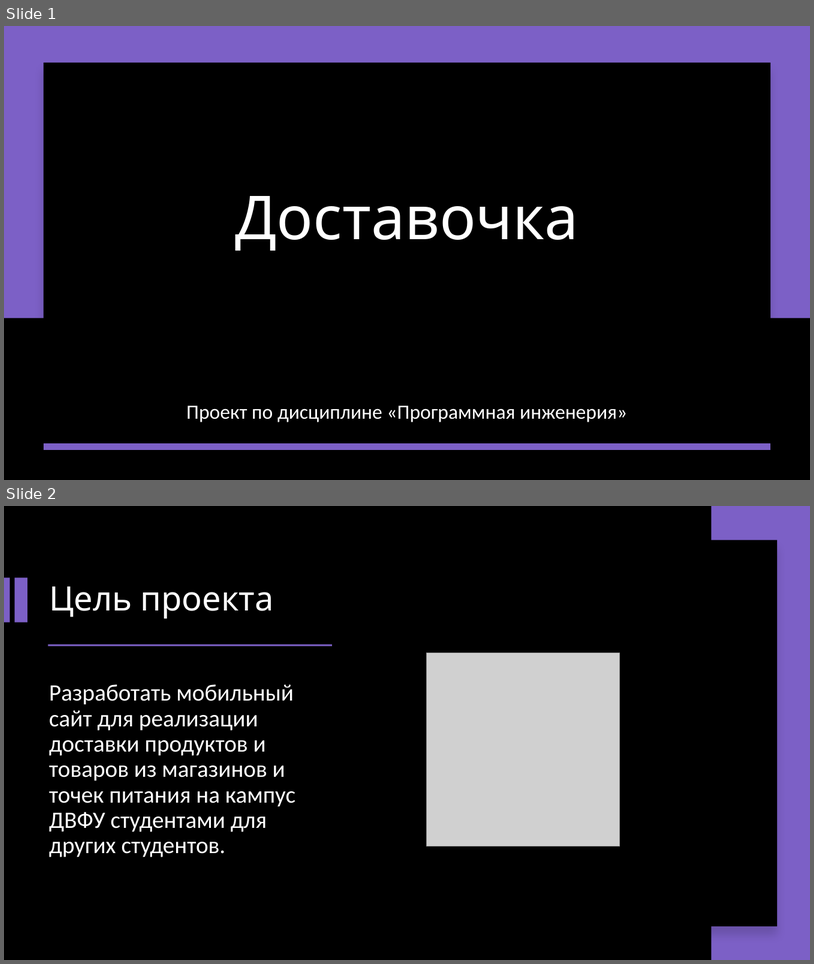
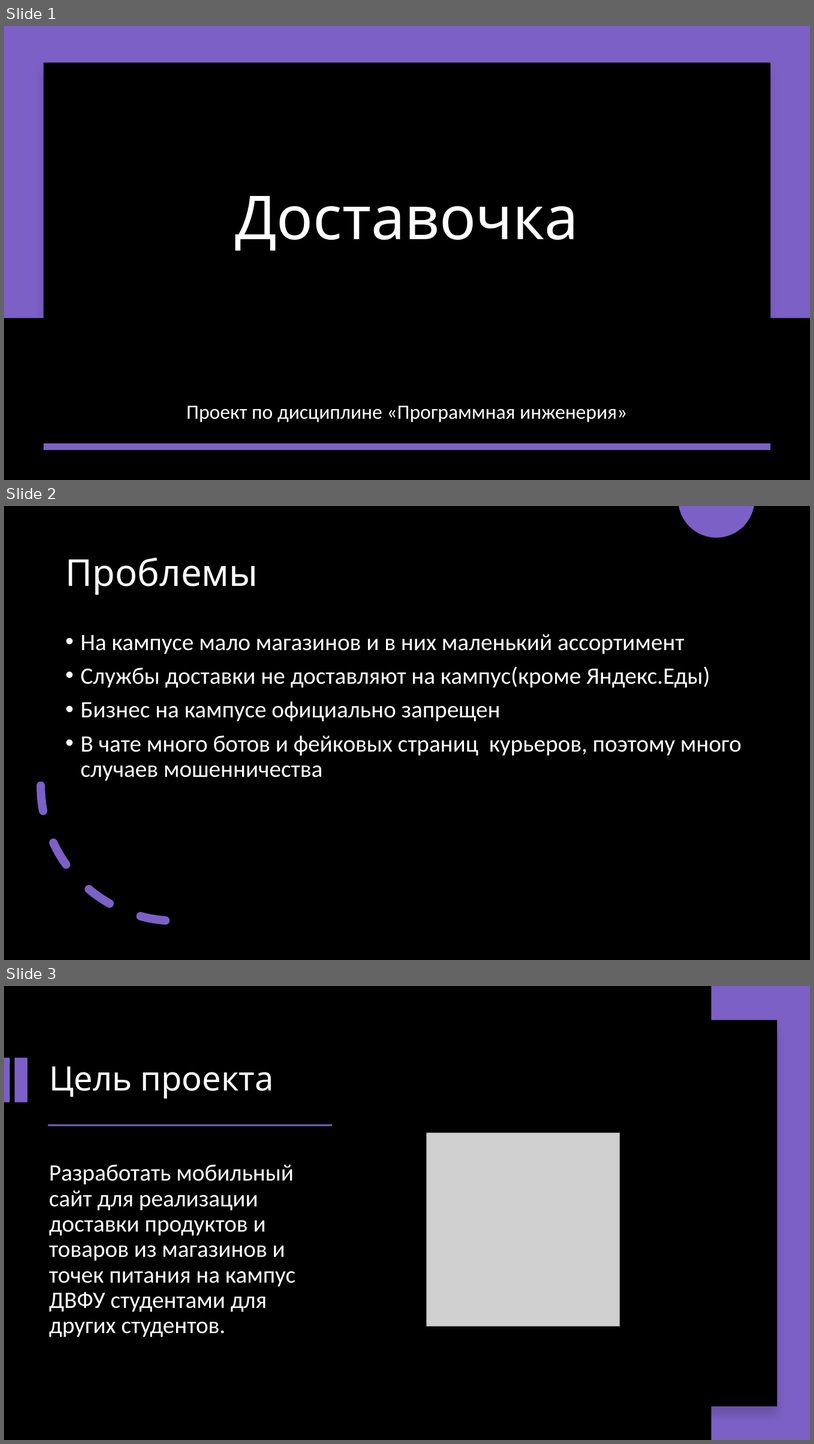
Before and after one commit to Flnchkv/Dostavochka, a slide deck: Презентация.pptx. Shown one above the other, each under a label of ours: slides 1 and 2 before the commit, slides 1, 2 and 3 after it. The pictures are 814x964 and 814x1444 pixels, drawn with LibreOffice and Linux fonts; fonts in the diff are those of the drawing; grey boxes stand for pictures. Boxes give left, top, right and bottom in pixels: in the first picture for what was removed or moved away, otherwise in the second. Text is boxed around its words. In the diff, an @@ line names an element or a change of style, - is before the commit and + after.

```diff
--- a/Презентация.pptx
+++ b/Презентация.pptx
@@ slide 2 added at bbox=[4, 506, 810, 960], background #000000 @@
@@ freeform shape added at bbox=[679, 506, 754, 537], fill #7C60C6 @@
@@ title added at bbox=[65, 558, 258, 595], 44 pt, text #FFFFFF @@
+Проблемы
@@ text added at bbox=[81, 634, 742, 781], 28 pt, text #FFFFFF @@
+• На кампусе мало магазинов и в них маленький ассортимент
+• Службы доставки не доставляют на кампус(кроме Яндекс.Еды)
+• Бизнес на кампусе официально запрещен
+• В чате много ботов и фейковых страниц курьеров, поэтому много случаев мошенничества
@@ arc (boxed as its full ellipse) added at bbox=[41, 651, 311, 921], outline #7C60C6 10 pt dashed @@
@@ what was slide 2 is now slide 3 @@
```
Also in this commit, not shown: 4 slides changed, 3 other slides added, 1 slide removed, 2 other files.
